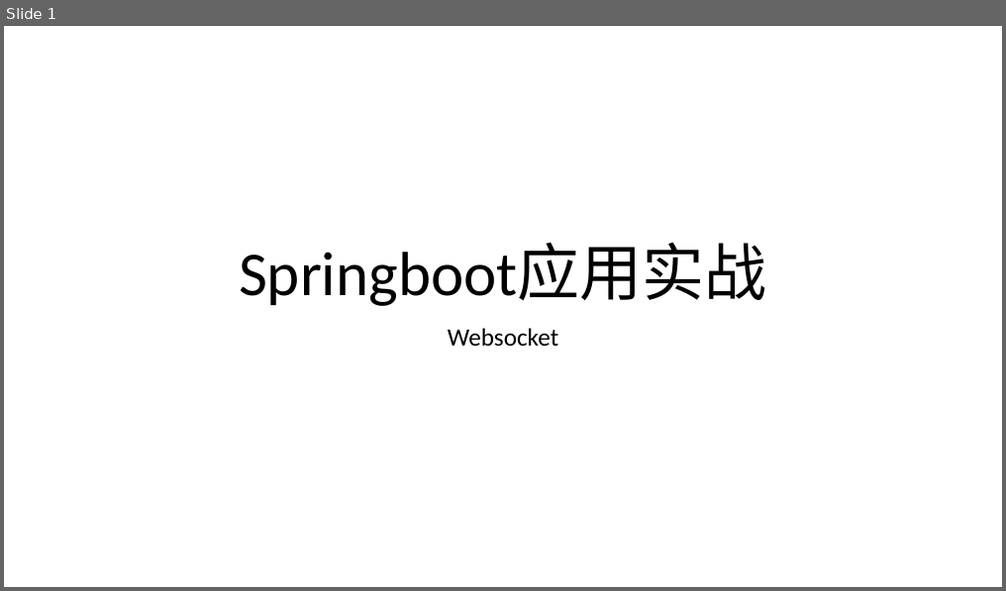
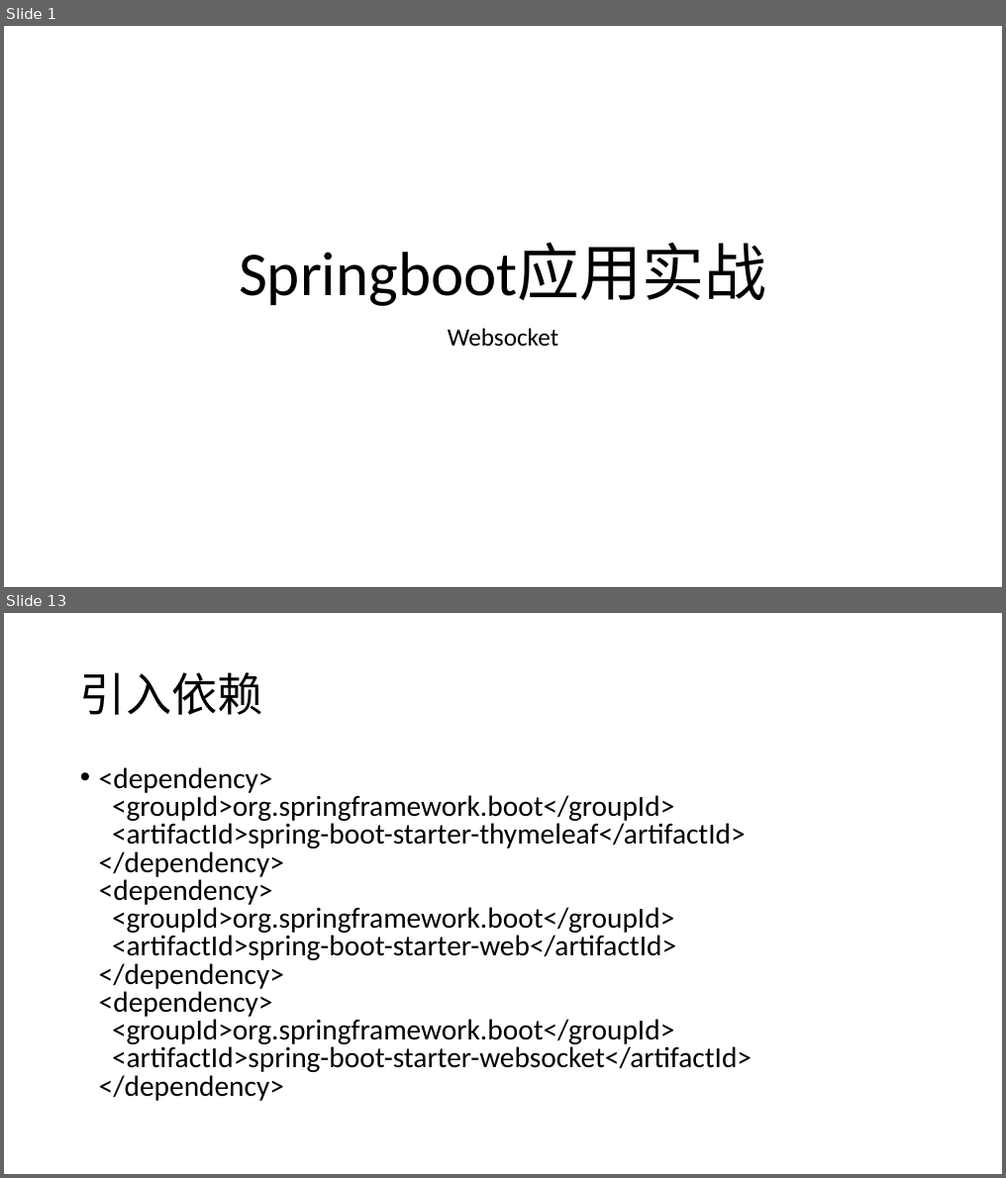
Before and after one commit to airuitian/MicroService, a slide deck: springboot/SpringBoot-websocket.pptx. Shown one above the other, each under a label of ours: slide 1 before the commit, slides 1 and 13 after it; the slides between them are not shown. The pictures are 1006x591 and 1006x1178 pixels, drawn with LibreOffice and Linux fonts; fonts in the diff are those of the drawing. Boxes give left, top, right and bottom in pixels: in the first picture for what was removed or moved away, otherwise in the second. Text is boxed around its words. In the diff, an @@ line names an element or a change of style, - is before the commit and + after.

```diff
--- a/springboot/SpringBoot-websocket.pptx
+++ b/springboot/SpringBoot-websocket.pptx
@@ slide 13 added at <box>4,613,1002,1174</box>, background #FFFFFF @@
@@ title added at <box>80,672,263,715</box>, 44 pt, text #000000 @@
+引入依赖
@@ text added at <box>99,767,751,1101</box>, 28 pt, text #000000 @@
+• <dependency>
+  <groupId>org.springframework.boot</groupId>
+  <artifactId>spring-boot-starter-thymeleaf</artifactId>
+  </dependency>
+  <dependency>
+  <groupId>org.springframework.boot</groupId>
+  <artifactId>spring-boot-starter-web</artifactId>
+  </dependency>
+  <dependency>
+  <groupId>org.springframework.boot</groupId>
+  <artifactId>spring-boot-starter-websocket</artifactId>
+  </dependency>
```
Also in this commit, not shown: 1 slide changed, 19 other slides added, 1 slide removed, 2 other files.
